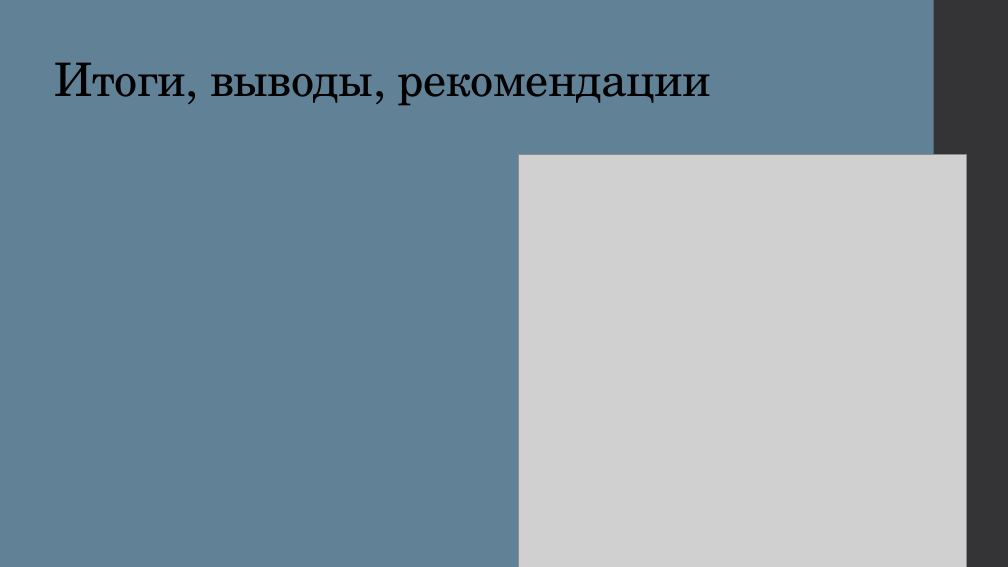
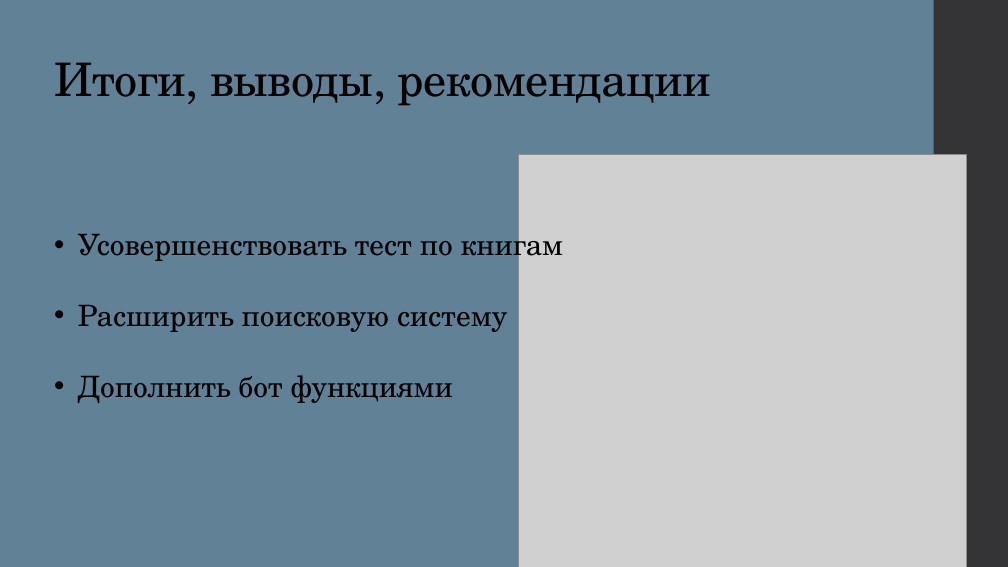
Before and after one commit to Sushcheva/Telegram-, a slide deck: slide 11 of Презентация по проекту.pptx (slide 6 before the commit). Drawn at 1008x567 pixels with LibreOffice and Linux fonts; fonts in the diff are those of the drawing; grey boxes stand for pictures. Boxes give left, top, right and bottom in pixels: in the first picture for what was removed or moved away, otherwise in the second. Text is boxed around its words. In the diff, an @@ line names an element or a change of style, - is before the commit and + after.

```diff
--- a/Презентация по проекту.pptx
+++ b/Презентация по проекту.pptx
@@ text added at (78,227,563,403), 28 pt, text #000000 @@
+• Усовершенствовать тест по книгам
+• Расширить поисковую систему
+• Дополнить бот функциями
```
Also in this commit, not shown: 3 other slides changed, 6 slides added, 1 slide removed.
